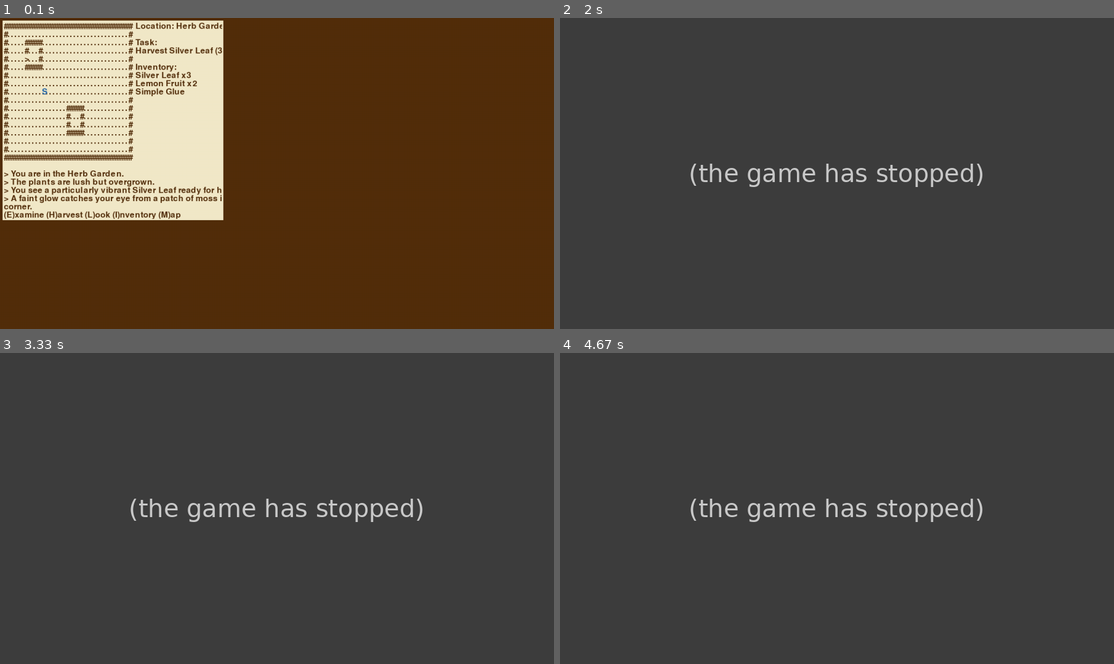
Above: before the commit, frames 1-4 (two rows, left to right).
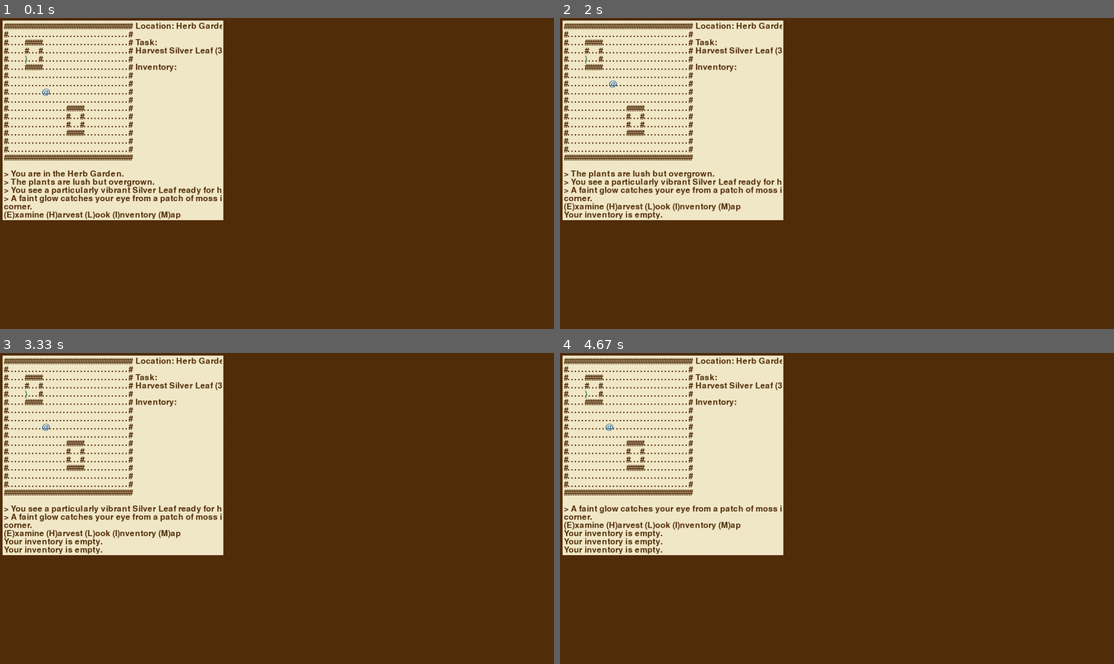
Above: after the commit, the same moments.

Repository: chenxing-dev/pygame-potion-crafter
Game: pygame game, started from src/main.py
The game is run twice, just before and just after one commit, with the same random seed, the same clock (stepped at 60 frames per second) and the same inputs.
Inputs:
- Up to frame 1 (0.1 s): no input
- Up to frame 2 (2 s): hold Right 0.33-0.8 s; hold Up 0.83-1.13 s; hold Right 1.17-1.63 s; tap I at 1.67 s
- Up to frame 3 (3.33 s): hold Left 2-2.53 s; hold Down 2.57-2.87 s; hold Left 2.9-3.3 s; tap I at 3.05 s
- Up to frame 4 (4.67 s): hold Up 3.33-3.7 s; hold Right 3.73-4.37 s; hold Down from 4.4 s (still down); tap I at 4.55 s

The runs differ from the first frame. In frame 1, 0.4% of the frame differs, in the area x 4-36%, y 12-26%; in frame 2, 100%, in the area x 0-100%, y 0-100%; in frame 3, 100%; in frame 4, 100%.
Error before the commit: AttributeError: 'tuple' object has no attribute 'name' (engine.py line 332); the game stopped at 1.67 s (later frames are placeholders)

Commit message:
jettison

Diff:
--- a/src/constants.py
+++ b/src/constants.py
@@ -25,7 +25,8 @@
 # Symbols
 WALL = "#"
 FLOOR = "."
-PLAYER = "S"
+PLAYER = "@"
+PLAYER_NAME = "Lina"
 
 # Special Keywords with Colors
 COLORED_WORDS = {}
--- a/src/engine.py
+++ b/src/engine.py
@@ -55,7 +55,7 @@
         # Initialize empty game messages
         self.messages = []
 
-        self.game_state = "playing"  # "playing", "dead", "victory"
+        self.game_state = "playing"
 
     def render_colored_text(self, surface, text, position, default_color=COLOR.INK):
         """Render text with colored keywords"""
@@ -183,17 +183,12 @@
                         text, (entity.x * self.char_width, entity.y * self.char_height)
                     )
 
-        # Second: Draw blocking entities (enemies)
+        # Second: Draw blocking entities (creatures)
         for entity in game_map.entities:
             if entity.blocks and entity != player and entity.alive:
 
-                # Draw health indicator for enemies
+                # Draw creatures
                 color = entity.color
-                # Health indicator
-                if entity.hp / entity.max_hp < 0.3:
-                    color = COLOR.RED  # when critical
-                elif entity.hp / entity.max_hp < 0.6:
-                    color = COLOR.RED  # when wounded
 
                 text = self.font_map.render(entity.char, True, color)
                 self.container.blit(
@@ -297,8 +292,8 @@
 
                 if turn_passed and player.alive:
                     game_map.compute_fov(player.x, player.y)
-                    # Process enemy turns after player moves
-                    self.handle_enemy_turns(player, game_map)
+                    # Process world's turn after player moves
+                    self.handle_world_turns(player, game_map)
 
                 # Remove dead entities
                 game_map.entities[:] = [
@@ -334,8 +329,8 @@
         # For now, just show the items
         # Later, let the player select one to use
 
-    def handle_enemy_turns(self, player, game_map):
-        """Process enemy turns after player moves"""
+    def handle_world_turns(self, player, game_map):
+        """Process world turns after player moves"""
         messages = []
 
         for entity in game_map.entities[
@@ -349,8 +344,8 @@
 
                 if distance <= 8:  # Detection range
                     if distance <= 1:  # Check if player is adjacent
-                        # Attack player
-                        result = entity.attack(player)
+                        # Greets player
+                        result = entity.greet(player)
                         messages.append((result, COLOR.RED))
 
                         # Check if player died
--- a/src/entities.py
+++ b/src/entities.py
@@ -1,4 +1,4 @@
-from constants import PLAYER
+from constants import PLAYER, PLAYER_NAME
 import colors as COLOR
 
 
@@ -13,58 +13,29 @@
 
 
 class Actor(Entity):
-    def __init__(self, x, y, char, color, name, hp, damage):
+    def __init__(self, x, y, char, color, name):
         super().__init__(x, y, char, color, name, blocks=True)
-        self.hp = hp
-        self.max_hp = hp
-        self.damage = damage
         self.alive = True
         self.armor = 0
 
-    def take_damage(self, amount):
-        # Apply armor reduction
-        actual_damage = max(0, amount - self.armor)
-
-        self.hp -= actual_damage
-        if self.hp <= 0:
-            self.alive = False
-            return f"{self.name} dies!"
-        return f"{self.name} takes {actual_damage} damage!"
-
-    def attack(self, target):
-        """Attack another actor and return result message"""
-        damage = self.damage
-        result = target.take_damage(damage)
-        return f"{self.name} {self.get_attack_verb()} you! {result}"
-
-    def get_attack_verb(self):
-        """Get appropriate attack verb for this entity type"""
-        if isinstance(self, Looter):
-            return "stabs"
-        elif isinstance(self, Thug):
-            return "slams"
-        elif isinstance(self, CorruptCop):
-            return "shoots"
-        return "attacks"
+    def greet(self, target):
+        """Greet another actor and return result message"""
+        return f"{self.name} greets {target.name}!"
 
 
 class Player(Actor):
     def __init__(self, x, y):
-        super().__init__(x, y, PLAYER, COLOR.BLUE, "Sister Evangeline", hp=10, damage=1)
-        self.inventory = [("Silver Leaf", 3), ("Lemon Fruit", 2), ("Simple Glue", 1)]
-        self.coins = 0
-        self.level = 1
+        super().__init__(x, y, PLAYER, COLOR.BLUE, PLAYER_NAME)
+        self.inventory = (
+            []
+        )  # ("Silver Leaf", 3), ("Lemon Fruit", 2), ("Simple Glue", 1)
         self.xp = 0
-        self.current_floor = 1
-        self.equipped_weapon = None
+        self.equipped_tool = None
         self.location = "Herb Garden"
         self.tasks = ["Harvest Silver Leaf (3/5)"]
 
     def get_inventory(self):
-        return [
-            item_stack[0] + (f" x{item_stack[1]}" if item_stack[1] != 1 else "")
-            for item_stack in self.inventory
-        ]
+        return [item_stack.name for item_stack in self.inventory]
 
     def move(self, dx, dy, game_map):
         """Move the player if the target position is not blocked"""
@@ -82,10 +53,8 @@
                 break
 
         if target:
-            if isinstance(target, Stairs):  # Check stairs first!
-                return self.use_stairs()
-            elif isinstance(target, Actor):
-                return self.attack(target)
+            if isinstance(target, Actor):
+                return self.greet(target)
             elif isinstance(target, Item):
                 # Move player first
                 self.x, self.y = new_x, new_y
@@ -94,64 +63,16 @@
             self.x, self.y = new_x, new_y
             return True
 
-    def attack(self, target):
-        damage = self.damage
-
-        # Calculate damage with equipped weapon
-        if self.equipped_weapon:
-            damage += self.equipped_weapon.damage_boost
-
-        result = target.take_damage(damage)
-        return f"You attack {target.name}! {result}"
-
-    def take_damage(self, amount):
-        # Apply armor reduction
-        actual_damage = max(0, amount - self.armor)
-
-        self.hp -= actual_damage
-        if self.hp <= 0:
-            self.alive = False
-            return ""
-        return f"You take {actual_damage} damage!"
-
     def pick_up(self, item, entities):
         self.inventory.append(item)
         entities.remove(item)
         return f"Picked up {item.name}"
 
-    def use_stairs(self):
-        self.current_floor += 1
-        return (
-            f"Level {self.current_floor-1} complete! Descending to level {self.current_floor}...",
-        )
-
     def use_item(self, item):
-        if isinstance(item, Heal):
-            self.hp = min(self.max_hp, self.hp + item.value)
-            return f"Used first-aid kit (+{item.value} HP)"
-        elif isinstance(item, Weapon):
-            self.equipped_weapon = item
-            return f"Equipped {item.name} (+{item.damage_boost} DMG)"
+        if isinstance(item, Tool):
+            self.equipped_tool = item
+            return f"Equipped {item.name}"
         return None
-
-
-class Looter(Actor):
-    pass
-
-
-class Thug(Actor):
-    pass
-
-
-class CorruptCop(Actor):
-    def __init__(self, x, y, symbol, color, name, hp, damage):
-        super().__init__(x, y, symbol, color, name, hp, damage)
-        self.armor = 1  # Reduced damage taken
-
-
-class Stairs(Entity):
-    def __init__(self, x, y, symbol, color, name):
-        super().__init__(x, y, symbol, color, name, blocks=False)
 
 
 class Item(Entity):
@@ -160,12 +81,6 @@
         self.value = value
 
 
-class Heal(Item):
-    def __init__(self, x, y, symbol, color, name, value):
-        super().__init__(x, y, symbol, color, name, value)
-
-
-class Weapon(Item):
-    def __init__(self, x, y, color, name, damage_boost):
-        super().__init__(x, y, ")", color, name, damage_boost)
-        self.damage_boost = damage_boost
+class Tool(Item):
+    def __init__(self, x, y, char, color, name):
+        super().__init__(x, y, char, color, name)
--- a/src/entity_registry.py
+++ b/src/entity_registry.py
@@ -1,19 +1,8 @@
-import random
-from entities import (
-    Actor,
-    Item,
-    Looter,
-    Heal,
-    Weapon,
-    Stairs,
-)
+from entities import Actor, Item, Tool
 import colors as COLOR
 
 ENTITY_REGISTRY = {
-    "L": (Looter, COLOR.RED, "Looter", 5, 1),
-    "!": (Heal, COLOR.GREEN, "Heal", 0, 0),
-    ")": (Weapon, COLOR.INK, "Weapon", 0, 0),
-    ">": (Stairs, COLOR.INK, "Stairs", 0, 0),
+    ")": (Tool, COLOR.GREEN, "Hammer", 0, 0),
 }
 
 
@@ -28,10 +17,8 @@
         return cls(x, y, symbol, color, name, hp, damage)
     elif issubclass(cls, Item):
         # Special handling for item subtypes
-        if cls == Weapon:
-            weapons = [("Pipe Wrench", 1), ("Baseball Bat", 2), ("Fire Axe", 3)]
-            name, boost = random.choice(weapons)
-            return Weapon(x, y, color, name, boost)
+        if cls == Tool:
+            return Tool(x, y, symbol, color, name)
         else:
             value = hp  # hp used as value for items
             return cls(x, y, symbol, color, name, value)
--- a/src/main.py
+++ b/src/main.py
@@ -3,6 +3,7 @@
 from engine import Engine
 from entities import Player
 from map_gen import GameMap
+
 # from constants import GAME_TITLE
 
 
@@ -20,8 +21,12 @@
     # Add starting messages
     engine.add_message("> You are in the Herb Garden. ")
     engine.add_message("> The plants are lush but overgrown. ")
-    engine.add_message("> You see a particularly vibrant Silver Leaf ready for harvest. ")
-    engine.add_message("> A faint glow catches your eye from a patch of moss in the corner. ")
+    engine.add_message(
+        "> You see a particularly vibrant Silver Leaf ready for harvest. "
+    )
+    engine.add_message(
+        "> A faint glow catches your eye from a patch of moss in the corner. "
+    )
     engine.add_message("(E)xamine (H)arvest (L)ook (I)nventory (M)ap")
 
     # Main game loop
--- a/src/map_gen.py
+++ b/src/map_gen.py
@@ -10,11 +10,11 @@
         "#...................................#",
         "#.....#####.........................#",
         "#.....#   #.........................#",
-        "#.....>   #.........................#",
+        "#.....)   #.........................#",
         "#.....#####.........................#",
         "#...................................#",
         "#...................................#",
-        "#..........S........................#",
+        "#..........@........................#",
         "#...................................#",
         "#.................#####.............#",
         "#.................#   #.............#",
